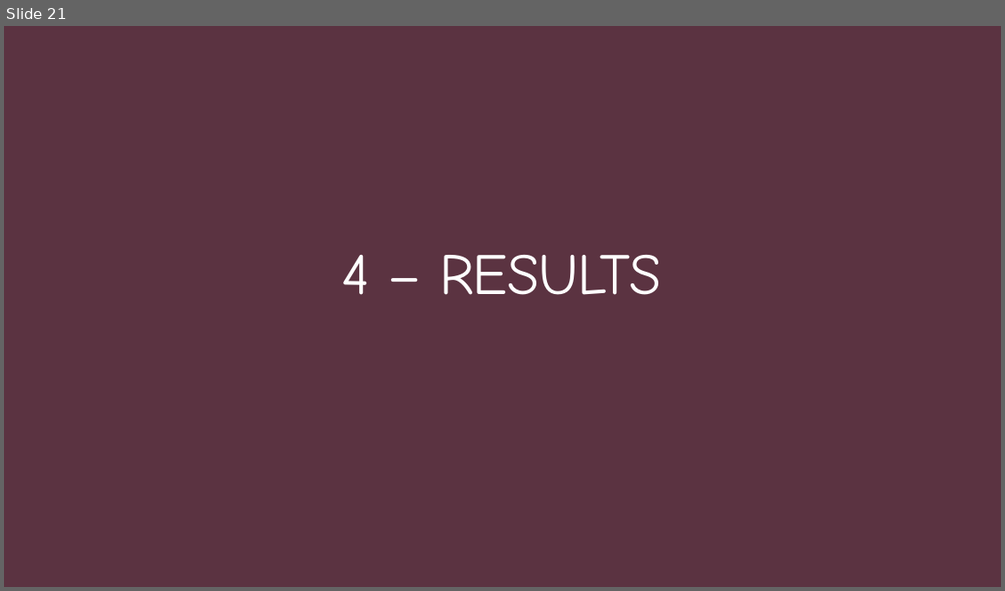
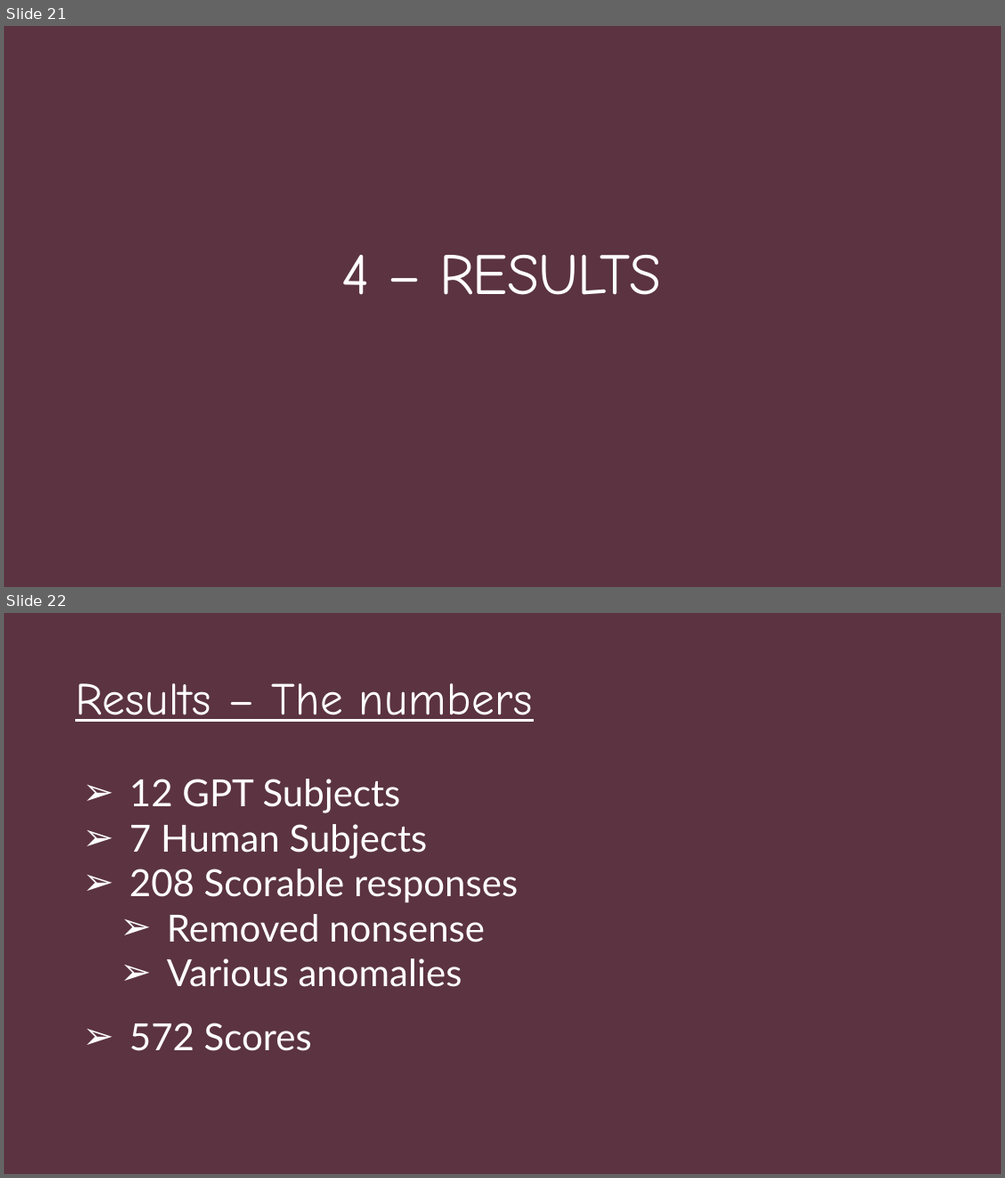
Before and after one commit to nickspeelman/CRA_bot, a slide deck: Causing Confusion in The Chinese Room.pptx. Shown one above the other, each under a label of ours: slide 21 before the commit, slides 21 and 22 after it. The pictures are 1005x591 and 1005x1178 pixels, drawn with LibreOffice and Linux fonts; fonts in the diff are those of the drawing. Boxes give left, top, right and bottom in pixels: in the first picture for what was removed or moved away, otherwise in the second. Text is boxed around its words. In the diff, an @@ line names an element or a change of style, - is before the commit and + after.

```diff
--- a/Causing Confusion in The Chinese Room.pptx
+++ b/Causing Confusion in The Chinese Room.pptx
@@ slide 22 added at (4, 613, 1001, 1174), background #41242E; not listed: 1 template element that a slide beside it also shows @@
@@ text added at (75, 683, 533, 722), 44 pt, text #FFFFFF, underline @@
+Results – The numbers
@@ text added at (129, 779, 518, 987), 36 pt, text #FFFFFF @@
+➢ 12 GPT Subjects
+➢ 7 Human Subjects
+➢ 208 Scorable responses
+  ➢ Removed nonsense
+  ➢ Various anomalies
@@ text added at (129, 1022, 312, 1051), 36 pt, text #FFFFFF @@
+➢ 572 Scores
```
Also in this commit, not shown: 1 slide changed, 13 other slides added, 1 slide removed, 1 other file.
